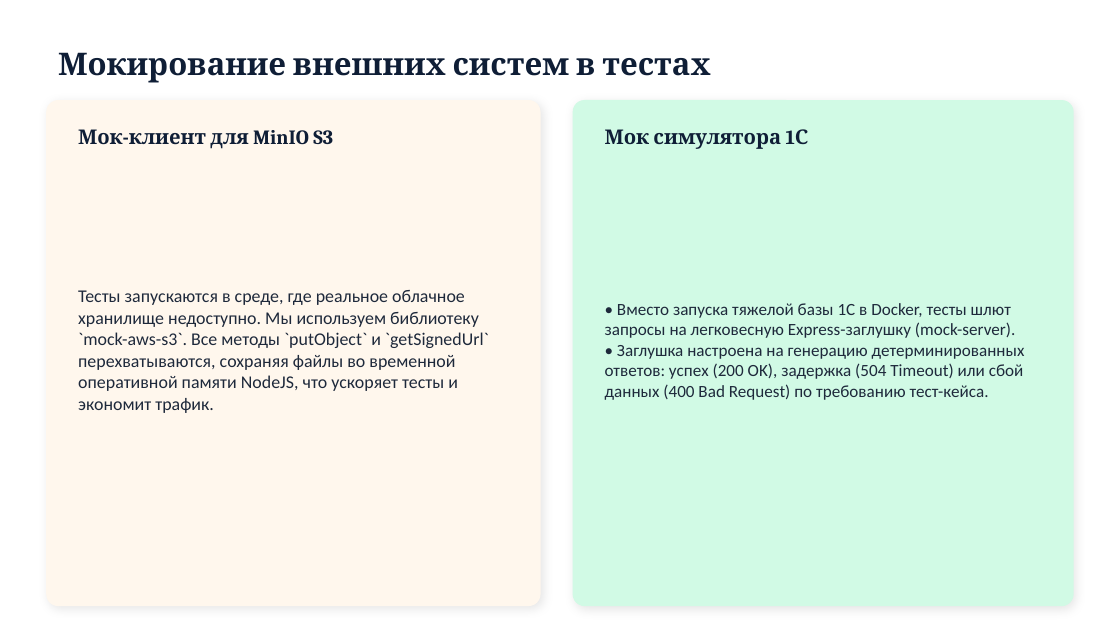
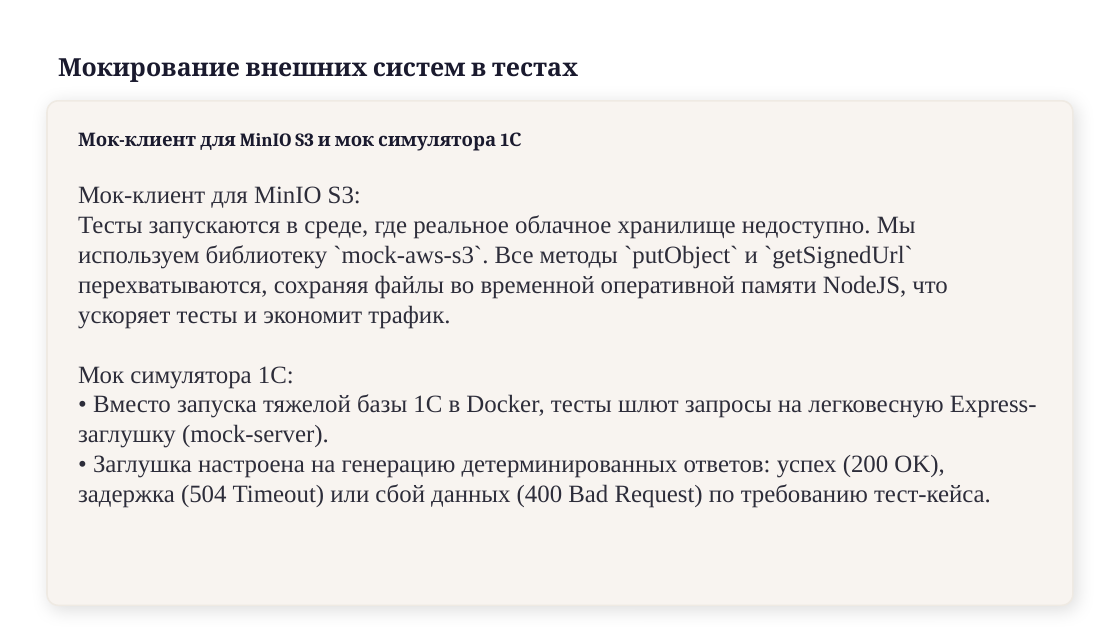
Before and after one commit to x2latte/tppo-presentation-hub--3-, a slide deck: slide 11 of presentations/output/P6_Тестирование.pptx (slide 10 before the commit). Drawn at 1120x630 pixels with LibreOffice and Linux fonts; fonts in the diff are those of the drawing. Boxes give left, top, right and bottom in pixels: in the first picture for what was removed or moved away, otherwise in the second. Text is boxed around its words. In the diff, an @@ line names an element or a change of style, - is before the commit and + after.

```diff
--- a/presentations/output/P6_Тестирование.pptx
+++ b/presentations/output/P6_Тестирование.pptx
@@ text "Мокирование внешних систем в тестах" at bbox=[58, 58, 578, 82]: size 20 to 16 pt, text colour #0F1E36 to #1A1A2E @@
@@ rounded rectangle removed at bbox=[47, 101, 540, 605] @@
@@ rounded rectangle added at bbox=[47, 101, 1073, 605], fill #F8F4F0, outline #EFEAE3 1 pt @@
@@ rounded rectangle removed at bbox=[573, 101, 1073, 605] @@
@@ text at bbox=[78, 132, 496, 384]: text changed; size 13 to 12 pt; text colour #0F1E36 to #1A1A2E @@
-Мок-клиент для MinIO S3
+Мок-клиент для MinIO S3 и мок симулятора 1С
@@ text removed at bbox=[605, 129, 856, 315] @@
-Мок симулятора 1С
@@ text "Мок-клиент для MinIO S3:": place and size @@
-text "Мок-клиент для MinIO S3:" at bbox=[605, 303, 1025, 400]
+text "Мок-клиент для MinIO S3:" at bbox=[78, 186, 1037, 508]
@@ text "Мок-клиент для MinIO S3:" at bbox=[78, 186, 1037, 508]: vertical alignment middle to top @@
@@ text at bbox=[78, 186, 947, 389]: paragraphs added @@
+Мок-клиент для MinIO S3:
+Тесты запускаются в среде, где реальное облачное хранилище недоступно. Мы используем библиотеку `mock-aws-s3`. Все методы `putObject` и `getSignedUrl` перехватываются, сохраняя файлы во временной оперативной памяти NodeJS, что ускоряет тесты и экономит трафик.
+Мок симулятора 1С:
@@ text removed at bbox=[78, 290, 489, 413] @@
-Тесты запускаются в среде, где реальное облачное хранилище недоступно. Мы используем библиотеку `mock-aws-s3`. Все методы `putObject` и `getSignedUrl` перехватываются, сохраняя файлы во временной оперативной памяти NodeJS, что ускоряет тесты и экономит трафик.
@@ text at bbox=[78, 394, 1037, 508]: size 11 to 16 pt, font Calibri to Times New Roman, text colour #1E293B to #2D2D3A in "• Вместо запуска тяжелой базы 1С в ...", "• Заглушка настроена на генерацию детерминированных ответов: ..." @@
```
Also in this commit, not shown: 13 other slides changed, 1 slide added, 12 other files.
